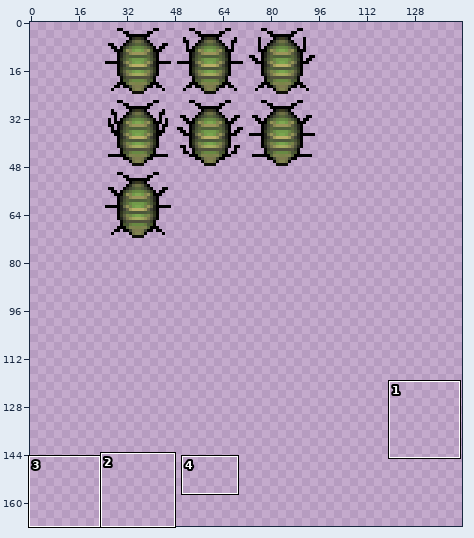
One commit to this sprite sheet: dist/hw4_assets/spritesheets/demonBug.png. Above: a wide view before the commit, with the close-up outlined.
Close-up. The starting point:
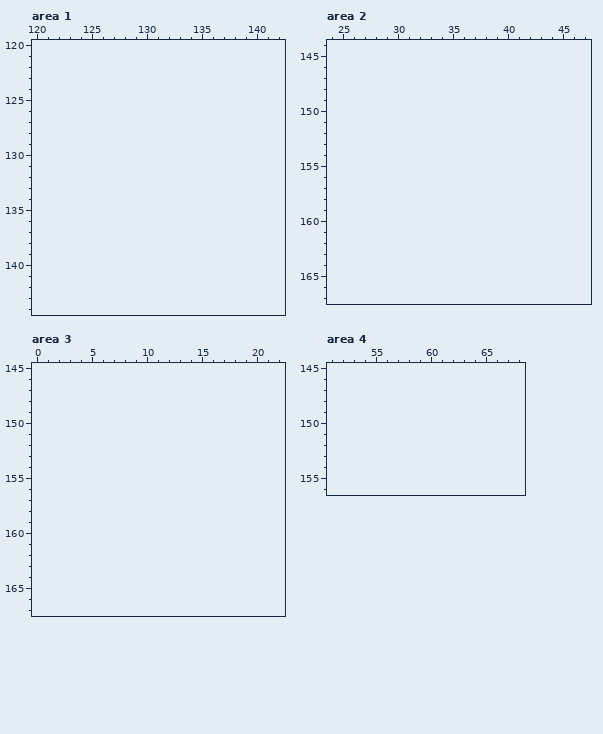
The file is 72x72 pixels. Colours within 5 levels of each other are drawn and written as one. Shown: area 1: x 120..142, y 120..144; area 2: x 24..47, y 144..167; area 3: x 0..22, y 145..167; area 4: x 51..68, y 145..156. The old version is drawn lined up with the new one, on the new canvas. The commit also changed other parts of the picture, which this record leaves out.
The result:
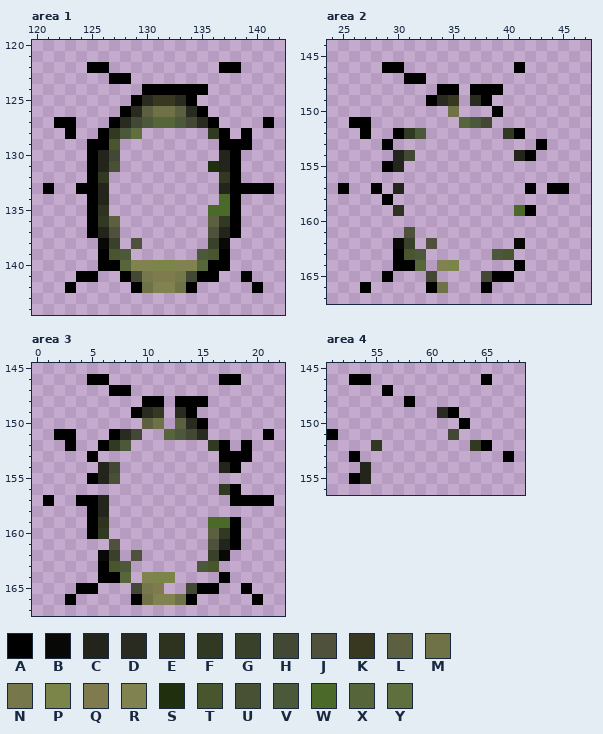
Palette (. is transparent): A #000000  B #080806  C #23251d  D #292b21  E #2d331e  F #323922  G #3a412a  H #434835  J #50513c  K #383720  L #5d5f41  M #6f7146  N #77774c  P #7b8449  Q #7f7b4f  R #80834f  S #20300f  T #48552d  U #485134  V #4c583a  W #4b6a29  X #57653a  Y #5f6f3e
From old to new:
canvas 72x72 -> 144x168, the old top-left corner now at 24,0
Changed rows in their new state; - is an unchanged pixel.
Area 1:
first column x 121:
122 ----AA----------AA---
123 ------AA-------------
124 ---------AAAAAA------
125 --------ADKKDA-------
126 -------ADLMMLDA------
127 -AA---ADHVXXVHDA----A
128 --A--AFVY------FA-A--
129 ----AAT---------AAA--
130 ----ACH---------CA---
131 ----ACU--------SCA---
132 ----AF----------FA---
133 A--AAC----------CAAAA
134 ----AC----------WA---
135 ----AE---------WWA---
136 ----AFL--------LFA---
137 ----ACJ--------JCA---
138 -----BG-J------GB----
139 -----ATV------VTA----
140 -----AAXRRPPRRXAA----
141 ---AA--AHNQQNHAA--A--
142 --A-----AMRRMA-----A-
Area 2:
first column x 25:
146 ----AA----------A----
147 ------AA-------------
148 ---------AA-AAA------
149 --------ADK-DA-------
150 ----------M---A------
151 -AA--------XVH-------
152 --A--AFV-------FA----
153 ----A-------------A--
154 -----CH---------CA---
155 ----AC---------------
157 A--A-C-----------A-AA
158 ----A----------------
159 -----E----------WA---
161 ------J--------------
162 -----BG-J-------B----
163 -----ATV------VT-----
164 -----AAX-RP-----A----
165 ----A---H----HAA-----
166 --A-----AM---A-------
Area 3:
first column x 1:
146 ----AA----------AA---
147 ------AA-------------
148 ---------AA-AAA------
149 --------ADK-DA-------
150 ---------LM-LDA------
151 -AA---ADH--XVHD-----A
152 --A--AFV-------FA-A--
153 ----A-----------AAA--
154 -----CH---------CA---
155 ----ACU--------------
156 ----------------FA---
157 A--AAC-----------AAAA
158 ----AC---------------
159 ----AE---------WWA---
160 ----AF---------LFA---
161 ------J--------JCA---
162 -----BG-J------GB----
163 -----ATV------VT-----
164 -----AAX-RPP----A----
165 ---AA---HNQ--HAA--A--
166 --A-----AMRRMA-----A-
Area 4:
first column x 51:
146 --AA----------A--
147 -----A-----------
148 -------A---------
149 ----------DA-----
150 ------------A----
151 A----------H-----
152 ----F--------FA--
153 --A-------------A
154 ---C-------------
155 --AC-------------
Where, in picture pixels (left, top, right, bottom), the same in both close-ups:
added: (43, 62, 274, 293)
added: (338, 62, 569, 293)
added: (43, 374, 274, 605)
added: (327, 374, 514, 484)
